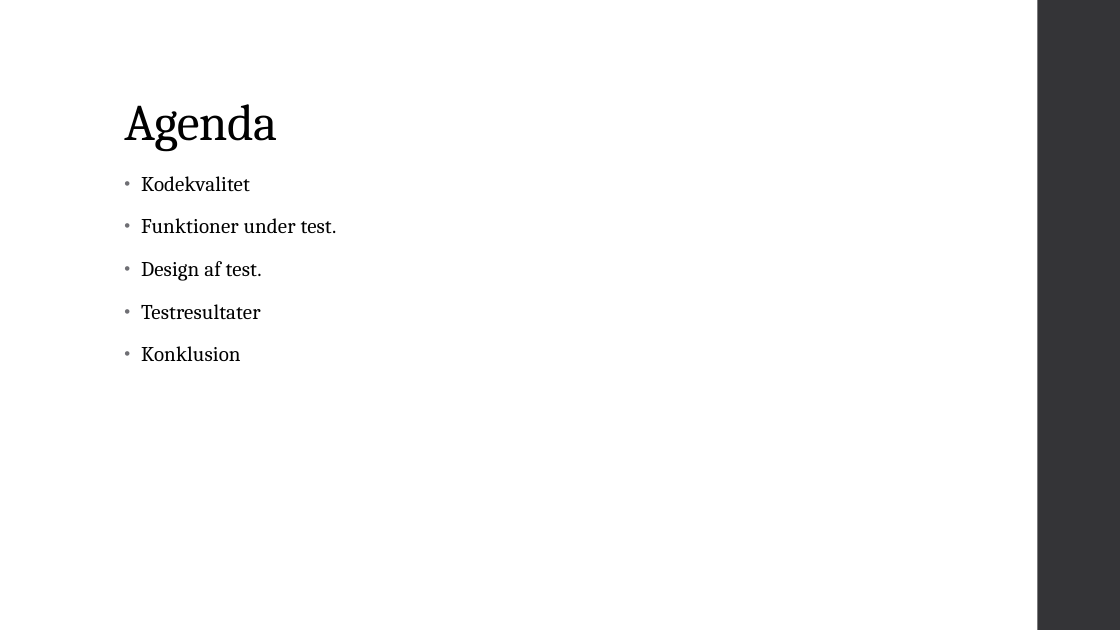
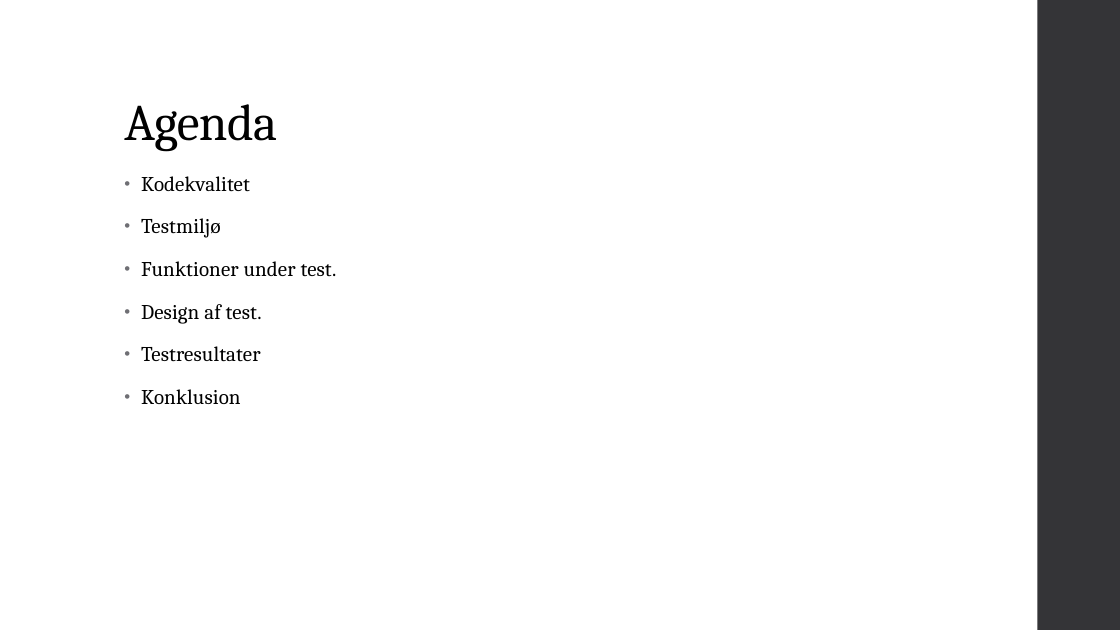
Before and after one commit to JamesWebbTelescope/uge-5, a slide deck: slide 2 of Test rapport.pptx. Drawn at 1120x630 pixels with LibreOffice and Linux fonts; fonts in the diff are those of the drawing. Boxes give left, top, right and bottom in pixels: in the first picture for what was removed or moved away, otherwise in the second. Text is boxed around its words. In the diff, an @@ line names an element or a change of style, - is before the commit and + after.

```diff
--- a/Test rapport.pptx
+++ b/Test rapport.pptx
@@ text at (141, 218, 221, 238): paragraph added @@
+• Testmiljø
```
Also in this commit, not shown: 3 other slides changed, 3 slides added, 2 other files.
